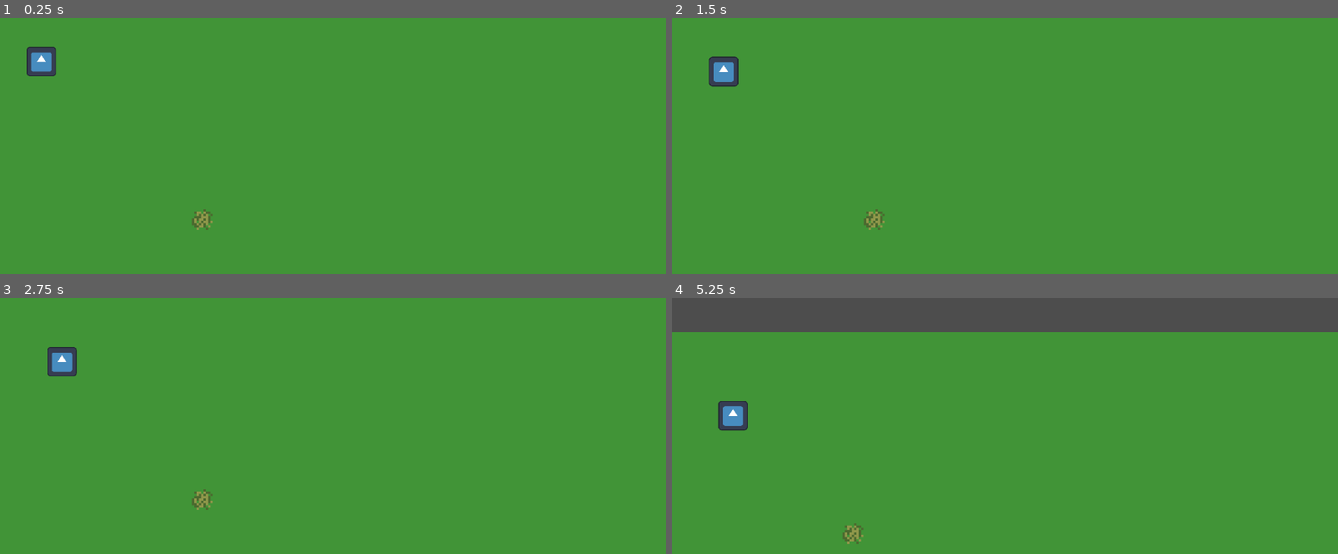
Above: before the commit, frames 1-4 (two rows, left to right).
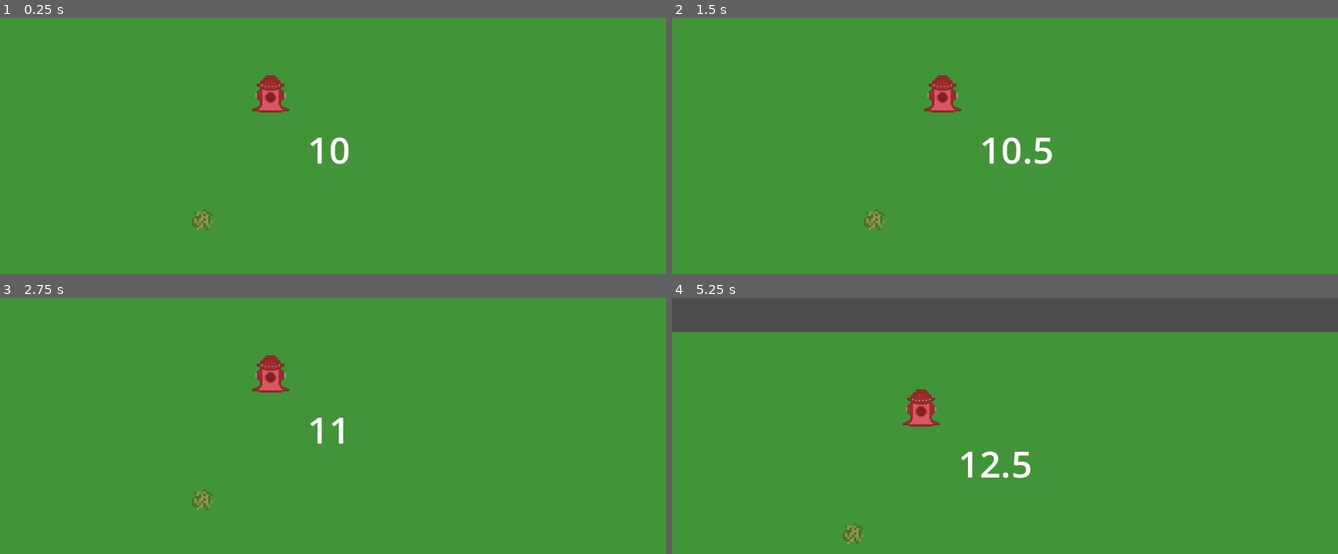
Above: after the commit, the same moments.

Repository: benjaminmh71/PirateSoftware-2025
Game: Godot game, scene res://Level 1.tscn
The game is run twice, just before and just after one commit, with the same random seed, the same clock (stepped at 60 frames per second) and the same inputs. The engine's default icon, where the game draws it, is replaced by a stand-in: a white triangle on a blue panel in a dark square.
Inputs (mouse positions are in pixels of both pictures, inside the frame that each line leads up to):
- Up to frame 1 (0.25 s): no input
- Up to frame 2 (1.5 s): move the mouse to (1151, 186) at 0.52 s; press the mouse at (1151, 186) at 0.53 s; move the mouse to (871, 222) at 1.27 s; release the mouse at (871, 222) at 1.28 s; click (871, 222) at 1.35 s
- Up to frame 3 (2.75 s): move the mouse to (399, 402) at 2.02 s; hold Right mouse button (right_click) from 2.03 s (still down); click (399, 402) at 2.3 s
- Up to frame 4 (5.25 s): move the mouse to (outside the picture) at 2.77 s; release Right mouse button (right_click) at 2.78 s; click (outside the picture) at 2.85 s; move the mouse to (1204, 541) at 3.52 s; press the mouse at (1204, 541) at 3.53 s; move the mouse to (805, 428) at 4.27 s; release the mouse at (805, 428) at 4.28 s; right-click (805, 428) at 4.35 s; click (805, 428) at 4.55 s; tap Enter at 5 s; move the mouse to (1038, 484) at 5.02 s; press the mouse at (1038, 484) at 5.03 s

The runs differ from the first frame. In frame 1, 1.3% of the frame differs, in the area x 4-53%, y 11-58%; in frame 2, 1.5%, in the area x 5-58%, y 14-58%; in frame 3, 1.2%; in frame 4, 1.5%.

Commit message:
thank you ben for the help :) again

Diff:
--- a/Level 1.tscn
+++ b/Level 1.tscn
@@ -6,6 +6,7 @@
 [ext_resource type="Texture2D" uid="uid://c5s0vceyp238o" path="res://Assets/roads.png" id="3_cn3ta"]
 [ext_resource type="Texture2D" uid="uid://cecbwkmco2fky" path="res://Assets/Grass.png" id="4_y42fy"]
 [ext_resource type="Texture2D" uid="uid://bvy0ghl8sg4ad" path="res://Assets/TilePlacementIndicator.png" id="5_wj3wa"]
+[ext_resource type="Texture2D" uid="uid://0ya7sobvvmxw" path="res://Assets/StaticFireHydrant.png" id="7_p84xj"]
 [ext_resource type="PackedScene" uid="uid://byn1cb28q6rje" path="res://Enemies/Basic Enemy.tscn" id="7_rwq3h"]
 
 [sub_resource type="TileSetAtlasSource" id="TileSetAtlasSource_tlpgq"]
@@ -216,11 +217,33 @@
 tile_set = SubResource("TileSet_w8vq1")
 format = 2
 
+[node name="WaterRateLabel" type="Label" parent="."]
+offset_left = 128.0
+offset_top = 30.0
+offset_right = 168.0
+offset_bottom = 53.0
+
+[node name="WaterAmountLabel" type="Label" parent="."]
+offset_left = 133.0
+offset_top = 46.0
+offset_right = 173.0
+offset_bottom = 69.0
+
 [node name="TilePlacementIndicator" type="Sprite2D" parent="."]
+texture = ExtResource("5_wj3wa")
+
+[node name="FireHydrant2" type="Sprite2D" parent="."]
+position = Vector2(117, 33)
+scale = Vector2(0.5, 0.5)
+texture = ExtResource("7_p84xj")
+
+[node name="EnemyManager" type="Node" parent="."]
+
+[node name="BasicEnemy" parent="EnemyManager" instance=ExtResource("7_rwq3h")]
 visible = false
-texture = ExtResource("5_wj3wa")
-
-[node name="EnemyManager" type="Node" parent="."]
-
-[node name="BasicEnemy" parent="EnemyManager" instance=ExtResource("7_rwq3h")]
 position = Vector2(17, 18)
+
+[node name="WaterTimer" type="Timer" parent="."]
+autostart = true
+
+[connection signal="timeout" from="WaterTimer" to="." method="_on_water_timer_timeout"]
--- a/Scripts/Grid.gd
+++ b/Scripts/Grid.gd
@@ -10,7 +10,9 @@
 ]
 var snapRange := 3
 var vines: Dictionary
-
+var water = 11
+var WaterRate = .5
+@onready var WaterTimer := $WaterTimer
 @onready var tilemap: TileMap = get_node("TileMap")
 @onready var tilePlacementIndicator: Sprite2D = get_node("TilePlacementIndicator")
 
@@ -20,6 +22,7 @@
 		for j in range(height):
 			grid[i].append(Tile.new(i, j))
 	place(5, 5)
+	get_node("WaterAmountLabel").text = str(water)
 
 func _process(_delta):
 	# Render tile placement indicator:
@@ -33,10 +36,13 @@
 	else:
 		tilePlacementIndicator.visible = false
 
+	#Water Timer
+
 	# Render tiles:
 	for i in range(width):
 		for j in range(height):
 			tilemap.set_cells_terrain_connect(0, [Vector2i(i,j)], 0, getTerrain(i,j).terrainIndex)
+	get_node("WaterAmountLabel").text = str(water)
 
 func getClosestValidTile(pos: Vector2i):
 	var closestValidPos = null
@@ -56,9 +62,11 @@
 func place(x:int, y:int):
 	if x >= width or x < 0: return
 	if y >= height or y < 0: return
+	if water<1: return
 	grid[x][y].terrain = BasicVine.new(x, y)
 	vines[grid[x][y].terrain] = true
 	grid[x][y].terrain.died.connect(onVineDeath)
+	water -= 1
 
 func onVineDeath(vine: Vine):
 	grid[vine.x][vine.y].terrain = Empty.new(vine.x, vine.y)
@@ -69,3 +77,7 @@
 
 func coord_to_global(v: Vector2i) -> Vector2:
 	return Vector2(v.x*tsize+tsize/2, v.y*tsize+tsize/2)
+
+
+func _on_water_timer_timeout():
+	water+=WaterRate
Binary file added: Assets/FireHydrantBar.png
Not shown, added: Assets/FireHydrantBar.png.import
Binary file added: Assets/StaticFireHydrant.png
Not shown, added: Assets/StaticFireHydrant.png.import
Binary file added: Assets/WaterMeter.png
Not shown, added: Assets/WaterMeter.png.import
Not shown: 1 places in Level 1.tscn that only renumber resources
